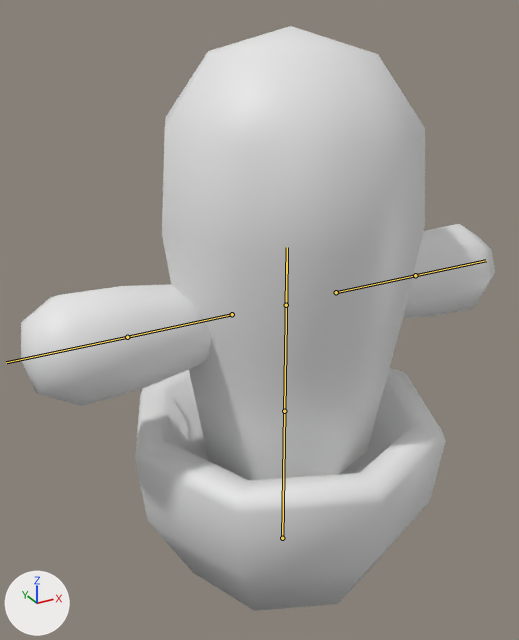
The FBX model el_escape_de_cactus/Assets/FBX/Models/Player/cactus.fbx: old version first, new version second.
The view is the same before and after, from a 50 mm lens placed at (-0.0647, -0.1072, 0.1069), pointed at (0.0036, 0.0169, 0.0449). Lighting does not change. The marker at lower left points along +X, +Y and +Z. The bones that bend it are drawn over the model as lines.

The first picture shows 'Cactus', 'Maceta'.
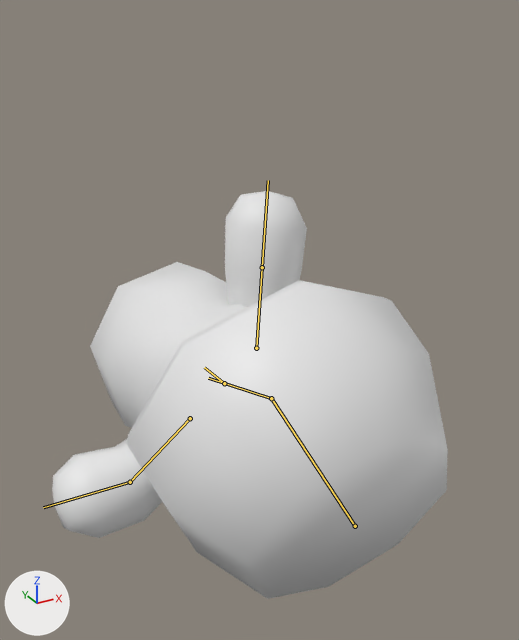
The newer file adds an action. The first version stands in its rest pose; the second is drawn at frame 111 of the action 'Scene'.

Location of each change, [x1, y1, x2, y2] in pixels of the pictures (519 x 640 px):
'Cactus', posed
    before: [21, 26, 495, 480]
    after: [52, 191, 307, 538]
'Maceta', posed
    before: [135, 368, 446, 611]
    after: [127, 280, 448, 599]
bone 'Base', root to tip
    before: (282, 538) to (284, 411)
    after: (355, 526) to (271, 398)
bone 'Body', root to tip
    before: (284, 411) to (287, 258)
    after: (271, 398) to (208, 378)
bone 'Head', root to tip
    before: (286, 305) to (287, 247)
    after: (224, 383) to (204, 367)
bone 'Arm.001.L', root to tip
    before: (336, 292) to (415, 275)
    after: (256, 348) to (262, 267)
bone 'Arm.002.R', root to tip
    before: (127, 337) to (6, 362)
    after: (130, 482) to (43, 507)

Diff of the bpy script that builds the scene:
```diff
--- a/el_escape_de_cactus/Assets/FBX/Models/Player/cactus.fbx.py
+++ b/el_escape_de_cactus/Assets/FBX/Models/Player/cactus.fbx.py
@@ bone_base @@
 bone_base = bpy.data.objects['Armature'].pose.bones['Base']
-bone_base.location = (0.0, 0.0, 0.0)
-bone_base.rotation_quaternion = (1.0, 0.0, 0.0, 0.0)  # degrees (0, 0, 0)
+bone_base.location = (0.0, 0.0216, 0.0251)
+bone_base.rotation_quaternion = (0.817, -0.577, 0.0, 0.0)  # degrees (-71, 0, 0)
@@ bone_body @@
 bone_body = bpy.data.objects['Armature'].pose.bones['Body']  # child of 'Base'
-bone_body.rotation_quaternion = (1.0, 0.0, 0.0, 0.0)  # degrees (0, 0, 0)
-bone_body.scale = (1.0, 1.0, 1.0)
+bone_body.rotation_quaternion = (0.948, -0.319, 0.0, 0.0)  # degrees (-37, 0, 0)
+bone_body.scale = (0.99, 1.02, 0.99)
@@ bone_head @@
 bone_head = bpy.data.objects['Armature'].pose.bones['Head']
-bone_head.location = (0.0, 0.0, 0.0)
-bone_head.rotation_quaternion = (1.0, 0.0, 0.0, 0.0)  # degrees (0, 0, 0)
+bone_head.location = (0.0, -0.0298, -0.0274)
+bone_head.rotation_quaternion = (0.642, -0.7, -0.212, 0.231)  # degrees (-94, 3, 36)
@@ bone_arm_001_l @@
 bone_arm_001_l = bpy.data.objects['Armature'].pose.bones['Arm.001.L']  # child of 'Head'
-bone_arm_001_l.rotation_quaternion = (1.0, 0.0, 0.0, 0.0)  # degrees (0, 0, 0)
+bone_arm_001_l.rotation_quaternion = (0.915, 0.402, -0.021, -0.028)  # degrees (47, -1, -4)
@@ bone_arm_002_r @@
 bone_arm_002_r = bpy.data.objects['Armature'].pose.bones['Arm.002.R']  # child of 'Arm.001.R'
-bone_arm_002_r.rotation_quaternion = (1.0, 0.0, 0.0, 0.0)  # degrees (0, 0, 0)
+bone_arm_002_r.rotation_quaternion = (0.941, 0.337, -0.017, 0.023)  # degrees (39, -3, 2)
```
